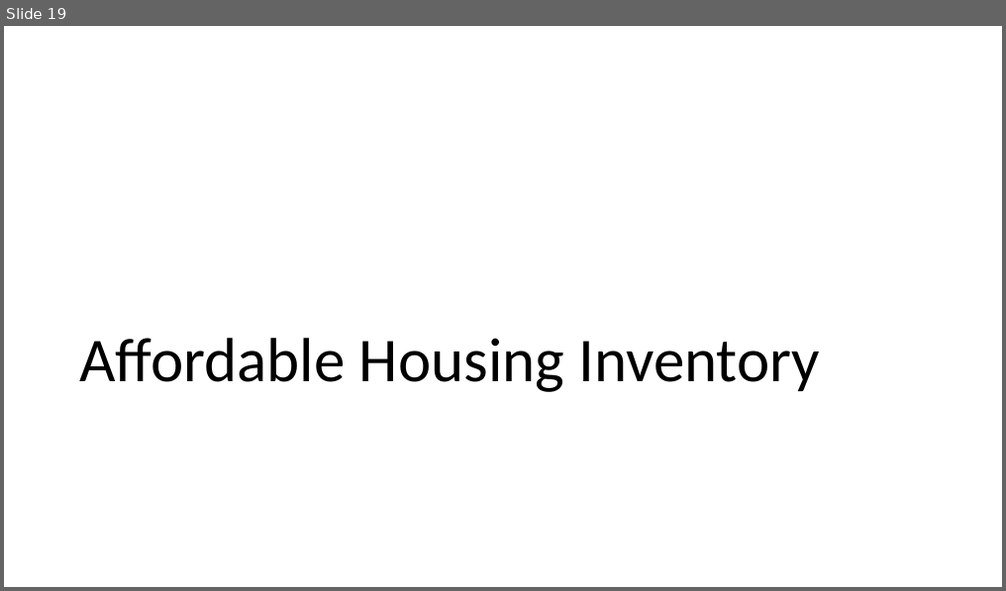
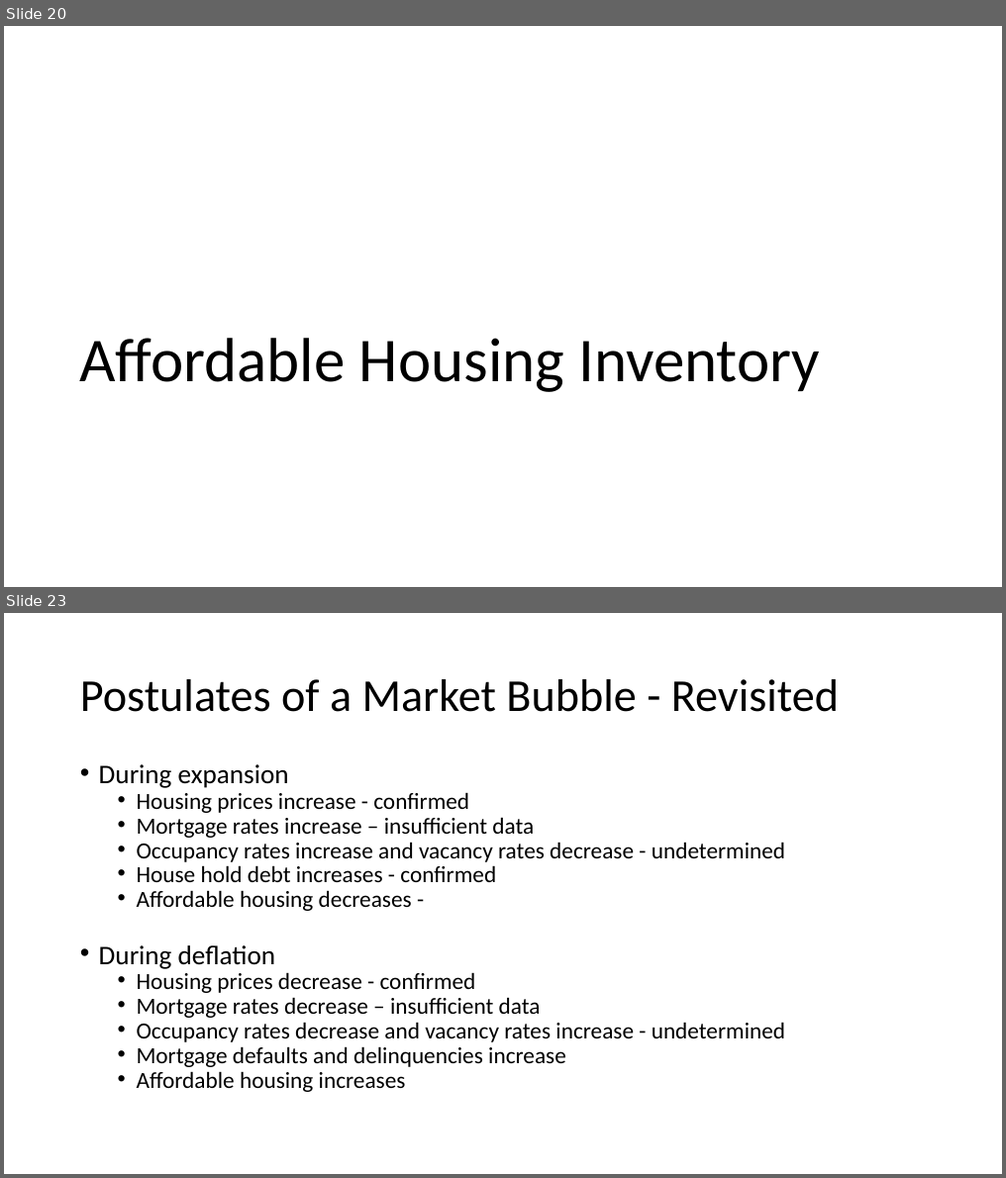
Before and after one commit to bowielh/Project1_Group1, a slide deck: Housing_Bubble.pptx. Shown one above the other, each under a label of ours: slide 19 before the commit, slides 20 and 23 after it; the slides between them are not shown. The pictures are 1006x591 and 1006x1178 pixels, drawn with LibreOffice and Linux fonts; fonts in the diff are those of the drawing. Boxes give left, top, right and bottom in pixels: in the first picture for what was removed or moved away, otherwise in the second. Text is boxed around its words. In the diff, an @@ line names an element or a change of style, - is before the commit and + after.

```diff
--- a/Housing_Bubble.pptx
+++ b/Housing_Bubble.pptx
@@ slide 23 added at [4,613,1002,1174], background #FFFFFF @@
@@ title added at [80,679,839,712], 44 pt, text #000000 @@
+Postulates of a Market Bubble - Revisited
@@ text added at [99,764,785,1092], 22.2 pt, text #000000 @@
+• During expansion
+  • Housing prices increase - confirmed
+  • Mortgage rates increase – insufficient data
+  • Occupancy rates increase and vacancy rates decrease - undetermined
+  • House hold debt increases - confirmed
+  • Affordable housing decreases -
+• During deflation
+  • Housing prices decrease - confirmed
+  • Mortgage rates decrease – insufficient data
+  • Occupancy rates decrease and vacancy rates increase - undetermined
+  • Mortgage defaults and delinquencies increase
+  • Affordable housing increases
@@ what was slide 19 is now slide 20 @@
```
Also in this commit, not shown: 5 slides changed, 5 other slides added, 2 slides removed, 7 other files.
